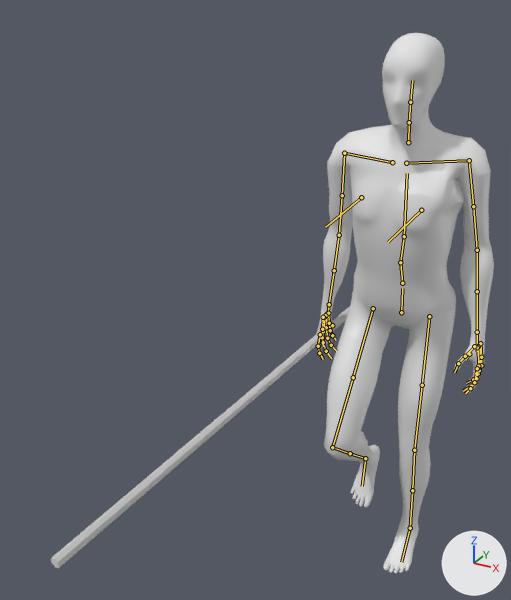
What one commit did to the glTF model assets/animations/biped/unarmed/walk_mirrored.glb.
The view is the same before and after, from a 50 mm camera at (0.65, -2.28, 2.08) aimed at (-0.38, -0.4, 1.15). Every picture has the same lights, and +X, +Y and +Z are marked at lower right. The older version comes first. Both versions are drawn at frame 38 of the action 'Anim_0'; the numbers are the values there. The bones that change, and the others that lie on the model, are drawn over the model as lines.

Objects in the first picture: 'mesh_node', 'weapon'.
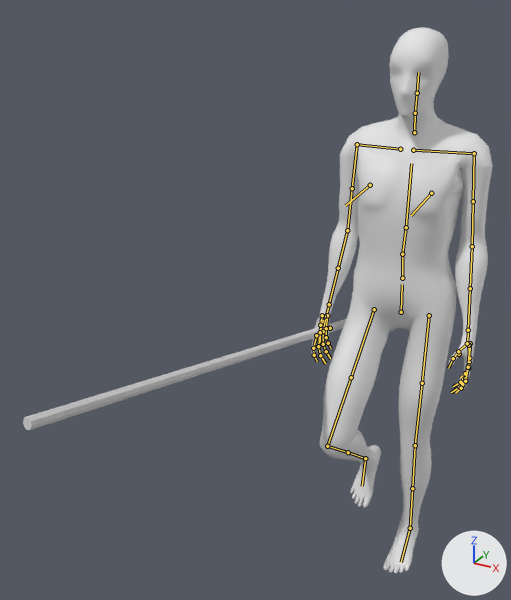
The change, as JSON lines over the scene's bpy script:
```json
{"block": "bone_pelvis", "where": "bone_pelvis = bpy.data.objects['Skeleton'].pose.bones['pelvis']  # child of 'root'"}
{"op": "set", "path": "bone_pelvis.location", "old": "(0.001, -0.007, 0.007)", "new": "(-0.001, -0.007, 0.007)"}
{"op": "set", "path": "bone_pelvis.rotation_quaternion", "old": "(0.994, 0.093, -0.052, -0.007)", "new": "(0.996, -0.079, 0.01, 0.045)", "note": "degrees (11, -6, -1) -> degrees (-9, 2, 5)"}
{"block": "bone_thigh_r", "where": "bone_thigh_r = bpy.data.objects['Skeleton'].pose.bones['thigh.R']  # child of 'pelvis'"}
{"op": "set", "path": "bone_thigh_r.location", "old": "(0.0, 0.001, -0.021)", "new": "(0.0, 0.0, 0.0)"}
{"op": "set", "path": "bone_thigh_r.rotation_quaternion", "old": "(-0.941, 0.336, 0.02, 0.004)", "new": "(-0.979, 0.181, -0.048, -0.081)", "note": "degrees (-39, -2, 0) -> degrees (-20, 7, 8)"}
{"block": "bone_shin_r", "where": "bone_shin_r = bpy.data.objects['Skeleton'].pose.bones['shin.R']  # child of 'thigh_twist.R'"}
{"op": "set", "path": "bone_shin_r.rotation_quaternion", "old": "(0.771, 0.636, 0.0, 0.0)", "new": "(0.764, 0.645, 0.0, 0.0)", "note": "degrees (79, 0, 0) -> degrees (80, 0, 0)"}
{"block": "bone_thigh_l", "where": "bone_thigh_l = bpy.data.objects['Skeleton'].pose.bones['thigh.L']  # child of 'pelvis'"}
{"op": "set", "path": "bone_thigh_l.location", "old": "(-0.005, -0.001, 0.021)", "new": "(0.0, 0.0, 0.0)"}
{"op": "set", "path": "bone_thigh_l.rotation_quaternion", "old": "(0.984, -0.144, -0.105, -0.018)", "new": "(0.998, 0.059, -0.008, 0.035)", "note": "degrees (-17, -12, 0) -> degrees (7, -1, 4)"}
{"block": "bone_shin_l", "where": "bone_shin_l = bpy.data.objects['Skeleton'].pose.bones['shin.L']  # child of 'thigh_twist.L'"}
{"op": "set", "path": "bone_shin_l.rotation_quaternion", "old": "(0.994, 0.113, 0.0, 0.0)", "new": "(0.999, 0.054, 0.0, 0.0)", "note": "degrees (13, 0, 0) -> degrees (6, 0, 0)"}
{"block": "bone_foot_l", "where": "bone_foot_l = bpy.data.objects['Skeleton'].pose.bones['foot.L']  # child of 'shin_twist.L'"}
{"op": "set", "path": "bone_foot_l.rotation_quaternion", "old": "(-0.999, 0.028, -0.037, -0.006)", "new": "(-1.0, -0.002, -0.023, 0.006)", "note": "degrees (-3, 4, 1) -> degrees (0, 3, -1)"}
{"block": "bone_stomach_01", "where": "bone_stomach_01 = bpy.data.objects['Skeleton'].pose.bones['stomach_01']  # child of 'pelvis'"}
{"op": "set", "path": "bone_stomach_01.rotation_quaternion", "old": "(1.0, -0.016, -0.004, 0.002)", "new": "(1.0, 0.014, 0.003, -0.018)", "note": "degrees (-2, 0, 0) -> degrees (2, 0, -2)"}
{"block": "bone_stomach_02", "where": "bone_stomach_02 = bpy.data.objects['Skeleton'].pose.bones['stomach_02']  # child of 'stomach_01'"}
{"op": "set", "path": "bone_stomach_02.location", "old": "(0.0, 0.0, 0.0)", "new": "(0.0, -0.001, 0.0)"}
{"op": "set", "path": "bone_stomach_02.rotation_quaternion", "old": "(1.0, -0.003, -0.001, -0.001)", "new": "(-1.0, -0.027, 0.0, 0.014)", "note": "degrees (0, 0, 0) -> degrees (3, 0, -2)"}
{"block": "bone_chest", "where": "bone_chest = bpy.data.objects['Skeleton'].pose.bones['chest']  # child of 'stomach_02'"}
{"op": "set", "path": "bone_chest.rotation_quaternion", "old": "(1.0, 0.019, -0.001, -0.004)", "new": "(0.998, 0.067, -0.002, -0.016)", "note": "degrees (2, 0, -1) -> degrees (8, 0, -2)"}
{"block": "bone_neck_01", "where": "bone_neck_01 = bpy.data.objects['Skeleton'].pose.bones['neck_01']  # child of 'chest'"}
{"op": "set", "path": "bone_neck_01.rotation_quaternion", "old": "(0.999, -0.029, 0.028, 0.004)", "new": "(1.0, 0.012, -0.007, 0.004)", "note": "degrees (-3, 3, 0) -> degrees (1, -1, 0)"}
{"block": "bone_head", "where": "bone_head = bpy.data.objects['Skeleton'].pose.bones['head']  # child of 'neck_02'"}
{"op": "set", "path": "bone_head.rotation_quaternion", "old": "(0.998, -0.055, 0.031, -0.001)", "new": "(0.999, -0.03, -0.005, 0.01)", "note": "degrees (-6, 4, 0) -> degrees (-3, 0, 1)"}
{"block": "bone_clavicle_r", "where": "bone_clavicle_r = bpy.data.objects['Skeleton'].pose.bones['clavicle.R']  # child of 'chest'"}
{"op": "set", "path": "bone_clavicle_r.location", "old": "(0.0, -0.006, 0.002)", "new": "(0.0, 0.0, 0.0)"}
{"op": "set", "path": "bone_clavicle_r.rotation_quaternion", "old": "(0.99, 0.103, -0.09, 0.024)", "new": "(0.997, -0.008, -0.056, 0.057)", "note": "degrees (12, -11, 2) -> degrees (-1, -6, 7)"}
{"block": "bone_upper_arm_r", "where": "bone_upper_arm_r = bpy.data.objects['Skeleton'].pose.bones['upper_arm.R']  # child of 'clavicle.R'"}
{"op": "set", "path": "bone_upper_arm_r.rotation_quaternion", "old": "(0.768, -0.019, 0.112, 0.631)", "new": "(0.77, -0.003, 0.085, 0.633)", "note": "degrees (7, 11, 79) -> degrees (6, 8, 79)"}
{"block": "bone_forearm_r", "where": "bone_forearm_r = bpy.data.objects['Skeleton'].pose.bones['forearm.R']  # child of 'upper_arm_twist.R'"}
{"op": "set", "path": "bone_forearm_r.rotation_quaternion", "old": "(0.999, 0.033, 0.0, 0.0)", "new": "(0.996, 0.09, 0.0, 0.0)", "note": "degrees (4, 0, 0) -> degrees (10, 0, 0)"}
{"block": "bone_clavicle_l", "where": "bone_clavicle_l = bpy.data.objects['Skeleton'].pose.bones['clavicle.L']  # child of 'chest'"}
{"op": "set", "path": "bone_clavicle_l.location", "old": "(-0.001, 0.006, -0.004)", "new": "(0.0, 0.0, 0.0)"}
{"op": "set", "path": "bone_clavicle_l.rotation_quaternion", "old": "(0.988, -0.124, 0.082, -0.031)", "new": "(0.999, -0.009, 0.044, -0.029)", "note": "degrees (-15, 9, -5) -> degrees (-1, 5, -3)"}
{"block": "bone_upper_arm_l", "where": "bone_upper_arm_l = bpy.data.objects['Skeleton'].pose.bones['upper_arm.L']  # child of 'clavicle.L'"}
{"op": "set", "path": "bone_upper_arm_l.rotation_quaternion", "old": "(-0.792, -0.097, -0.016, 0.603)", "new": "(0.767, 0.007, -0.054, -0.639)", "note": "degrees (8, 8, -74) -> degrees (5, -4, -80)"}
{"block": "bone_forearm_l", "where": "bone_forearm_l = bpy.data.objects['Skeleton'].pose.bones['forearm.L']  # child of 'upper_arm_twist.L'"}
{"op": "set", "path": "bone_forearm_l.rotation_quaternion", "old": "(0.994, 0.111, 0.0, 0.0)", "new": "(0.992, 0.126, 0.0, 0.0)", "note": "degrees (13, 0, 0) -> degrees (14, 0, 0)"}
```

Where the change shows, as pixel boxes (x1, y1, x2, y2) in the pictures (511 x 600 px):
```json
{"object": "mesh_node", "change": "posed", "before": [317, 33, 494, 573], "after": [312, 27, 493, 573]}
{"object": "weapon", "change": "posed", "before": [51, 306, 350, 568], "after": [23, 314, 346, 430], "on screen": "8% wider, 56% shorter"}
{"bone": "pelvis", "before": "(401, 312) to (402, 288)", "after": "(401, 312) to (402, 284)"}
{"bone": "thigh.R", "before": "(373, 308) to (353, 377)", "after": "(374, 309) to (351, 377)"}
{"bone": "shin.R", "before": "(332, 447) to (350, 453)", "after": "(327, 446) to (348, 452)"}
{"bone": "thigh.L", "before": "(429, 316) to (422, 385)", "after": "(429, 315) to (422, 383)"}
{"bone": "shin.L", "before": "(414, 450) to (412, 490)", "after": "(415, 445) to (412, 488)"}
{"bone": "stomach_01", "before": "(402, 283) to (400, 262)", "after": "(402, 278) to (402, 253)"}
{"bone": "stomach_02", "before": "(400, 262) to (404, 236)", "after": "(402, 254) to (406, 227)"}
{"bone": "chest", "before": "(404, 236) to (407, 173)", "after": "(406, 227) to (411, 163)"}
{"bone": "neck_01", "before": "(408, 142) to (409, 122)", "after": "(414, 132) to (415, 113)"}
{"bone": "head", "before": "(410, 102) to (412, 80)", "after": "(417, 93) to (418, 72)"}
{"bone": "clavicle.R", "before": "(392, 162) to (344, 153)", "after": "(400, 149) to (357, 144)"}
{"bone": "upper_arm.R", "before": "(344, 153) to (342, 195)", "after": "(357, 144) to (352, 188)"}
{"bone": "forearm.R", "before": "(339, 235) to (334, 270)", "after": "(347, 230) to (338, 268)"}
{"bone": "clavicle.L", "before": "(406, 163) to (469, 160)", "after": "(413, 150) to (474, 153)"}
{"bone": "upper_arm.L", "before": "(469, 160) to (473, 206)", "after": "(474, 153) to (473, 201)"}
{"bone": "forearm.L", "before": "(477, 250) to (477, 291)", "after": "(472, 246) to (470, 288)"}
```
